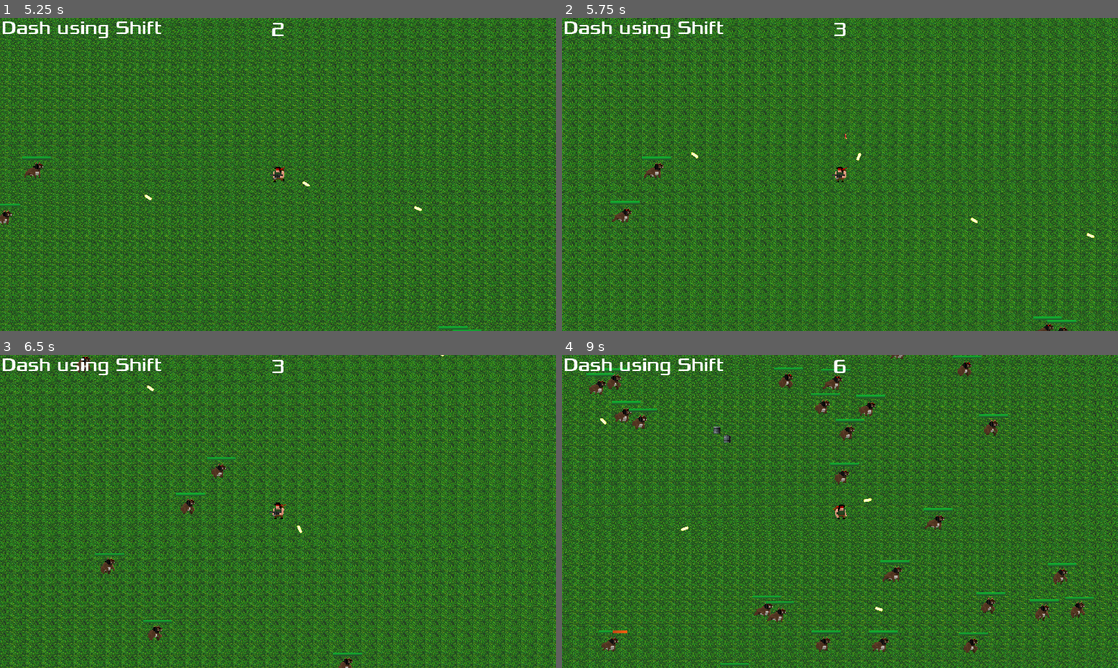
Above: before the commit, frames 1-4 (two rows, left to right).
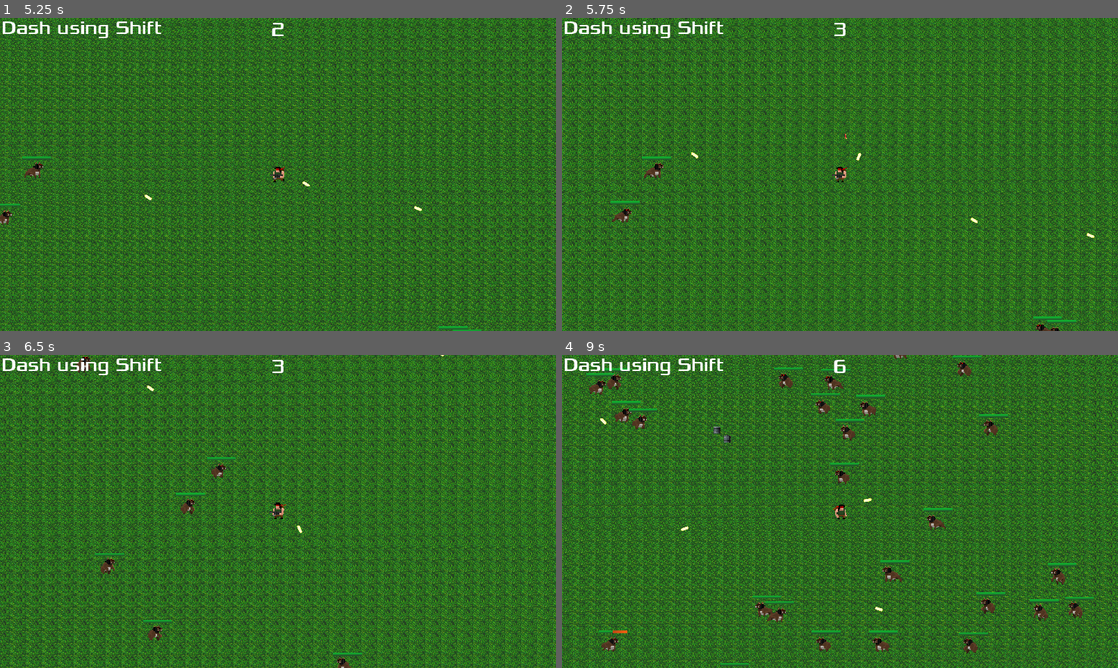
Above: after the commit, the same moments.

Repository: IvanovDenya/SurviveBros
Game: Godot game, scene res://menu/menu.tscn
Same seed, same stepped clock (60 frames per second), same inputs: the game is played once before the commit and once after it. Sound files missing from this copy of the repository are replaced by a short silence.
Inputs:
- Up to frame 1 (5.25 s): click "START" at 0.5 s; tap Enter at 1.25 s; hold D (move_right) 1.28-2.03 s; hold Shift (player_dash) 1.28-2.03 s; hold S (move_down) 2.03-2.78 s; tap Shift (player_dash) at 2.1, 3.6, 5.1 s; hold D (move_right) 2.78-3.53 s; hold Shift (player_dash) 2.78-3.53 s; hold W (move_up) 3.53-4.28 s; hold Shift (player_dash) 4.28-5.03 s; hold A (move_left) from 4.28 s (still down)
- Up to frame 2 (5.75 s): keep holding A (move_left)
- Up to frame 3 (6.5 s): release A (move_left) at 5.78 s; hold S (move_down) from 5.78 s (still down); hold Shift (player_dash) from 5.78 s (still down)
- Up to frame 4 (9 s): release S (move_down) at 6.53 s; release Shift (player_dash) at 6.53 s; hold D (move_right) 6.53-7.28 s; tap Shift (player_dash) at 6.6, 8.1 s; hold W (move_up) 7.28-8.03 s; hold Shift (player_dash) 7.28-8.03 s; hold D (move_right) 8.03-8.78 s; hold S (move_down) from 8.78 s (still down); hold Shift (player_dash) from 8.78 s (still down)

Frame 1 is identical in both runs. In frame 2, less than 0.1% of the frame differs, in the area x 85-91%, y 97-100%; in frame 3, less than 0.1%; in frame 4, 1.5%, in the area x 34-94%, y 0-96%.

Commit message:
mob animation fix

Diff:
--- a/units/mob.gd
+++ b/units/mob.gd
@@ -32,7 +32,7 @@
 	var direction = global_position.direction_to(player.global_position)
 	var speed_modifier = (1 + GlobalInfo.mob_movespeed_increase_per_second_percents * GlobalInfo.accumulated_time / 100.0)
 	current_velocity = direction * movement_speed * speed_modifier
-	#mob_animation()
+	mob_animation()
 
 # Called every frame. 'delta' is the elapsed time since the previous frame.
 func _process(_delta):
@@ -47,10 +47,10 @@
 
 
 func mob_animation():
-	if velocity.length() > 0:
-		$AnimatedSprite2D.play()
-	else:
-		$AnimatedSprite2D.stop()
+	#if velocity.length() > 0:
+		#$AnimatedSprite2D.play()
+	#else:
+		#$AnimatedSprite2D.stop()
 
 	if velocity.x < 0:
 		$AnimatedSprite2D.flip_h = true
